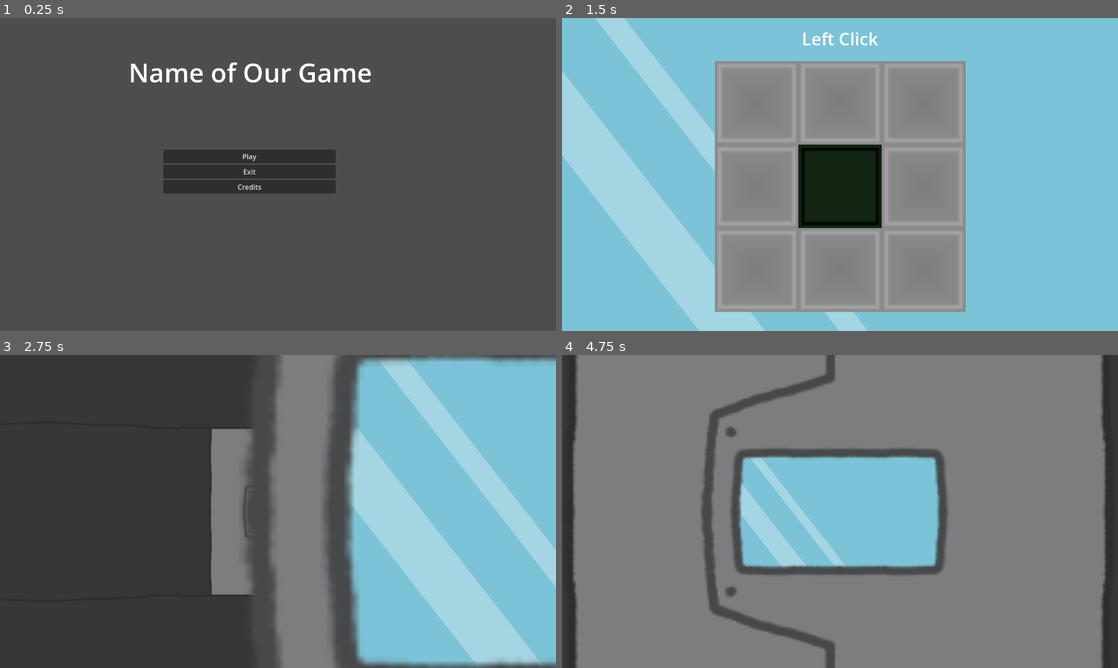
Above: before the commit, frames 1-4 (two rows, left to right).
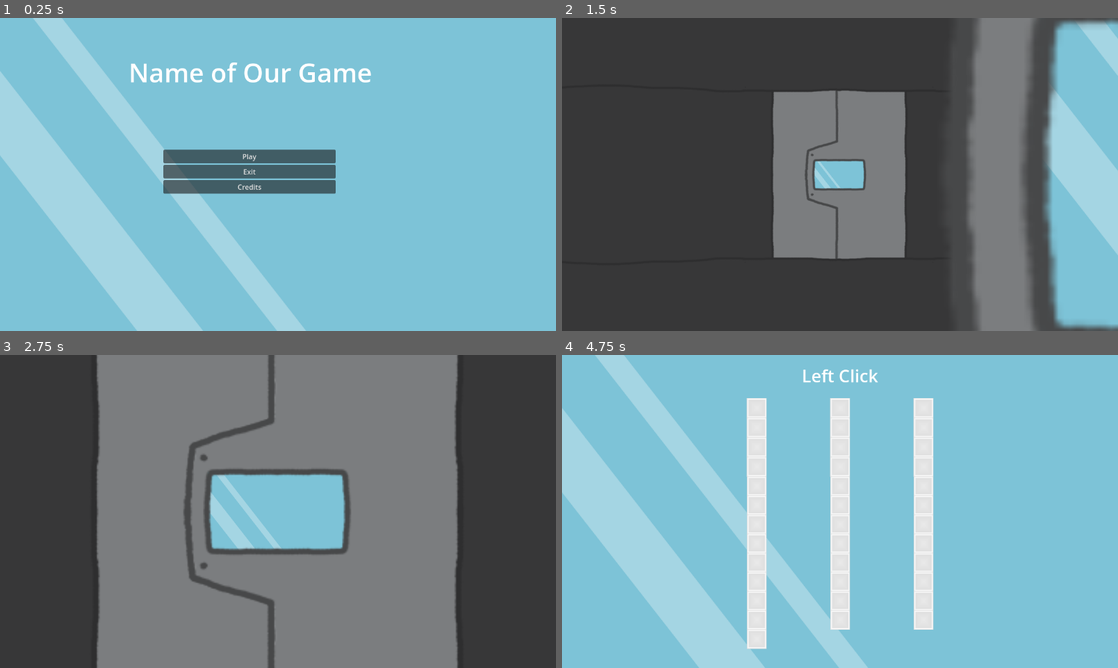
Above: after the commit, the same moments.

Repository: robotabc773/Brackeys2024.1
Game: Godot game, scene res://scenes/main_menu.tscn
The game is run twice, just before and just after one commit, with the same random seed, the same clock (stepped at 60 frames per second) and the same inputs.
Inputs (mouse positions are in pixels of both pictures, inside the frame that each line leads up to):
- Up to frame 1 (0.25 s): no input
- Up to frame 2 (1.5 s): click "Play" at 0.5 s; tap Enter at 1.25 s; move the mouse to (840, 187) at 1.27 s; hold D from 1.28 s (still down); tap C at 1.35 s; click (840, 187) at 1.42 s
- Up to frame 3 (2.75 s): move the mouse to (166, 527) at 2.02 s; release D at 2.03 s; hold S from 2.03 s (still down); tap R at 2.1 s
- Up to frame 4 (4.75 s): move the mouse to (895, 442) at 2.77 s; release S at 2.78 s; hold D 2.78-3.53 s; tap C at 2.85, 4.35 s; move the mouse to (812, 574) at 3.52 s; hold W 3.53-4.28 s; tap R at 3.6 s; click (812, 574) at 3.67 s; move the mouse to (1006, 558) at 4.27 s; hold A from 4.28 s (still down)

The runs differ from the first frame. In frame 1, 99% of the frame differs, in the area x 0-100%, y 0-100%; in frame 2, 86%; in frame 3, 72%; in frame 4, 93%.

Commit message:
added main menu support for animation

Diff:
--- a/scenes/main_menu.tscn
+++ b/scenes/main_menu.tscn
@@ -1,6 +1,7 @@
-[gd_scene load_steps=2 format=3 uid="uid://cykf831bv2p67"]
+[gd_scene load_steps=3 format=3 uid="uid://cykf831bv2p67"]
 
 [ext_resource type="Script" path="res://scripts/main_menu.gd" id="1_spu3b"]
+[ext_resource type="Texture2D" uid="uid://ckm1tnqjmlmys" path="res://sprites/background.png" id="2_fw6y5"]
 
 [node name="Main Menu" type="Control"]
 layout_mode = 3
@@ -41,6 +42,11 @@
 layout_mode = 2
 text = "Credits"
 
+[node name="Sprite2D" type="Sprite2D" parent="."]
+z_index = -5
+position = Vector2(640, 360)
+texture = ExtResource("2_fw6y5")
+
 [connection signal="pressed" from="MarginContainer/VBoxContainer/Play" to="MarginContainer/VBoxContainer" method="_on_play_pressed"]
 [connection signal="pressed" from="MarginContainer/VBoxContainer/Exit" to="MarginContainer/VBoxContainer" method="_on_exit_pressed"]
 [connection signal="pressed" from="MarginContainer/VBoxContainer/Credits" to="MarginContainer/VBoxContainer" method="_on_credits_pressed"]
--- a/scenes/next-door.gd
+++ b/scenes/next-door.gd
@@ -1,7 +1,7 @@
 extends Node2D
 var timer = 0
-@export var time_to_move = 2.2
-@export var speed = 1.25
+@export var time_to_move = 1.7
+@export var speed = 1.75
 
 @export var level = "res://scenes/level.tscn"
 
--- a/scenes/old-right.gd
+++ b/scenes/old-right.gd
@@ -1,7 +1,7 @@
 extends Node2D
 var timer = 0
 @export var time_to_move = 0
-@export var speed = 800
+@export var speed = 1200
 
 # Called when the node enters the scene tree for the first time.
 func _ready():
--- a/scripts/level_loader.gd
+++ b/scripts/level_loader.gd
@@ -19,7 +19,7 @@
 var stamp_empty_4 : Tool = tool_stamp.new([Vector2i(-1, -1), Vector2i(-1, 0), Vector2i(-1, 1), Vector2i(-1, 2), Vector2i(0, -1), Vector2i(0, 0), Vector2i(0, 1), Vector2i(0, 2), Vector2i(1, -1), Vector2i(1, 0), Vector2i(1, 1), Vector2i(1, 2), Vector2i(2, -1), Vector2i(2, 1), Vector2i(2, 2)])
 var stamp_morse : Tool = tool_stamp.new([Vector2i(0, 0), Vector2i(2, 0), Vector2i(3, 0)])
 
-@export var transition = "res://scenes/transition-ani.tscn"
+var transition = "res://scenes/transition-ani.tscn"
 
 var levels : Array[Level] = [
 	#Level.new("", [], Grid.from_json('')),
--- a/scripts/main_menu.gd
+++ b/scripts/main_menu.gd
@@ -6,7 +6,7 @@
 
 
 func _on_play_pressed():
-	get_tree().change_scene_to_file("res://scenes/level.tscn")
+	get_tree().change_scene_to_file("res://scenes/transition-ani.tscn")
 
 
 
